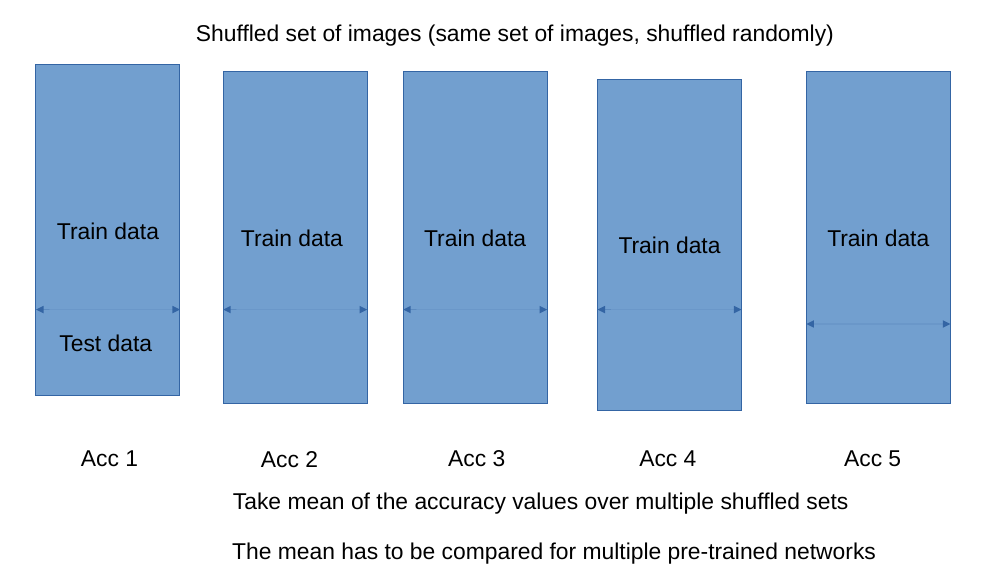
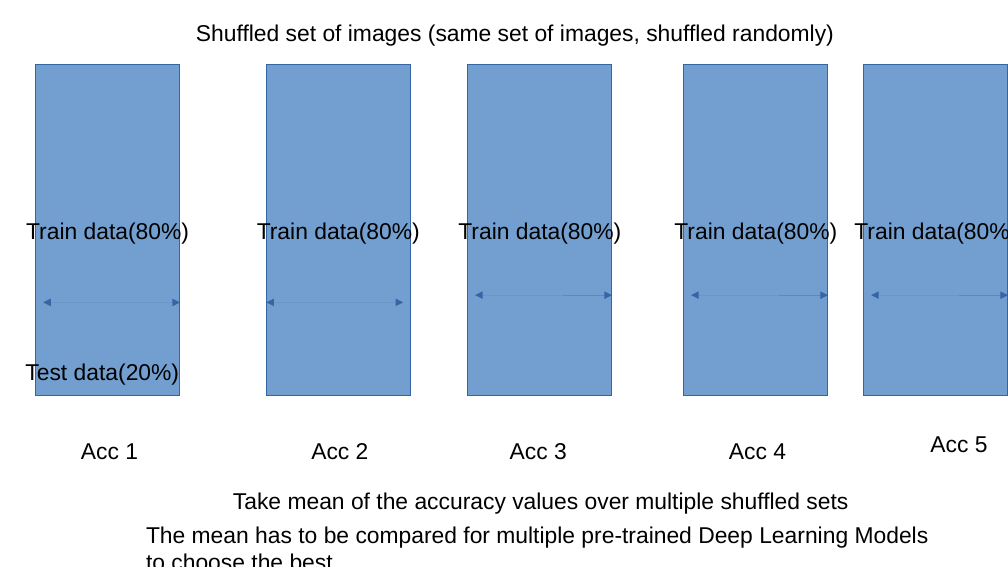
Before and after one commit to anirbankonar123/ComputerVisionBlog, a slide deck: slide 7 of ComputerVision-Blog.odp. Drawn at 1008x567 pixels with LibreOffice and Linux fonts; fonts in the diff are those of the drawing. Boxes give left, top, right and bottom in pixels: in the first picture for what was removed or moved away, otherwise in the second. Text is boxed around its words. In the diff, an @@ line names an element or a change of style, - is before the commit and + after.

Commit message:
updating deck

```diff
--- a/ComputerVision-Blog.odp
+++ b/ComputerVision-Blog.odp
@@ rectangle "Train data(80%)": place and size @@
-rectangle "Train data(80%)" at (223, 72, 367, 403)
+rectangle "Train data(80%)" at (266, 65, 410, 396)
@@ rectangle "Train data(80%)": place and size @@
-rectangle "Train data(80%)" at (403, 72, 547, 403)
+rectangle "Train data(80%)" at (468, 65, 612, 396)
@@ rectangle "Train data(80%)": place and size @@
-rectangle "Train data(80%)" at (598, 80, 742, 411)
+rectangle "Train data(80%)" at (684, 65, 828, 396)
@@ rectangle "Train data(80%)": place and size @@
-rectangle "Train data(80%)" at (807, 72, 950, 403)
+rectangle "Train data(80%)" at (864, 65, 1008, 396)
@@ text in rectangle at (26, 221, 189, 245): text changed @@
-Train data
+Train data(80%)
@@ text in rectangle at (257, 221, 419, 245): text changed @@
-Train data
+Train data(80%)
@@ text in rectangle at (458, 221, 621, 245): text changed @@
-Train data
+Train data(80%)
@@ text in rectangle at (674, 221, 837, 245): text changed @@
-Train data
+Train data(80%)
@@ text in rectangle at (854, 221, 1008, 245): text changed @@
-Train data
+Train data(80%)
@@ double arrow moved from (403, 310) - (547, 310) to (476, 295) - (612, 295) @@
@@ double arrow moved from (598, 310) - (742, 310) to (692, 295) - (829, 295) @@
@@ double arrow moved from (807, 324) - (950, 324) to (872, 295) - (1008, 295) @@
@@ double arrow added from (43, 303) to (180, 303), #3465A4 0 pt @@
@@ double arrow moved from (223, 310) - (368, 310) to (266, 303) - (403, 303) @@
@@ text at (25, 361, 179, 385): text changed @@
-Test data
+Test data(20%)
@@ text "Acc 1": place and size @@
-text "Acc 1" at (81, 450, 138, 467)
+text "Acc 1" at (81, 443, 138, 460)
@@ text "Acc 2": place and size @@
-text "Acc 2" at (261, 451, 318, 468)
+text "Acc 2" at (311, 443, 369, 460)
@@ text "Acc 3": place and size @@
-text "Acc 3" at (448, 450, 506, 467)
+text "Acc 3" at (510, 443, 567, 460)
@@ text "Acc 4": place and size @@
-text "Acc 4" at (639, 450, 697, 467)
+text "Acc 4" at (729, 443, 786, 460)
@@ text "Acc 5": place and size @@
-text "Acc 5" at (844, 450, 901, 467)
+text "Acc 5" at (930, 436, 988, 453)
@@ text at (146, 526, 929, 548): text changed @@
-The mean has to be compared for multiple pre-trained networks
+The mean has to be compared for multiple pre-trained Deep Learning Models
+to choose the best
```
Also in this commit, not shown: 6 other slides changed, 1 slide added.
